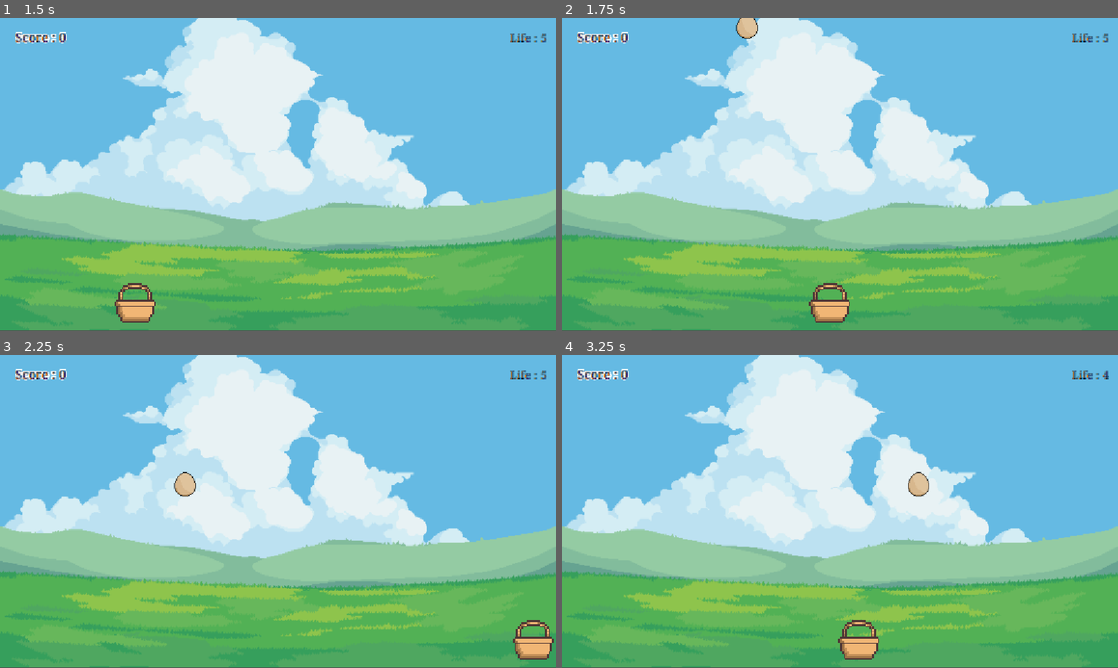
Above: before the commit, frames 1-4 (two rows, left to right).
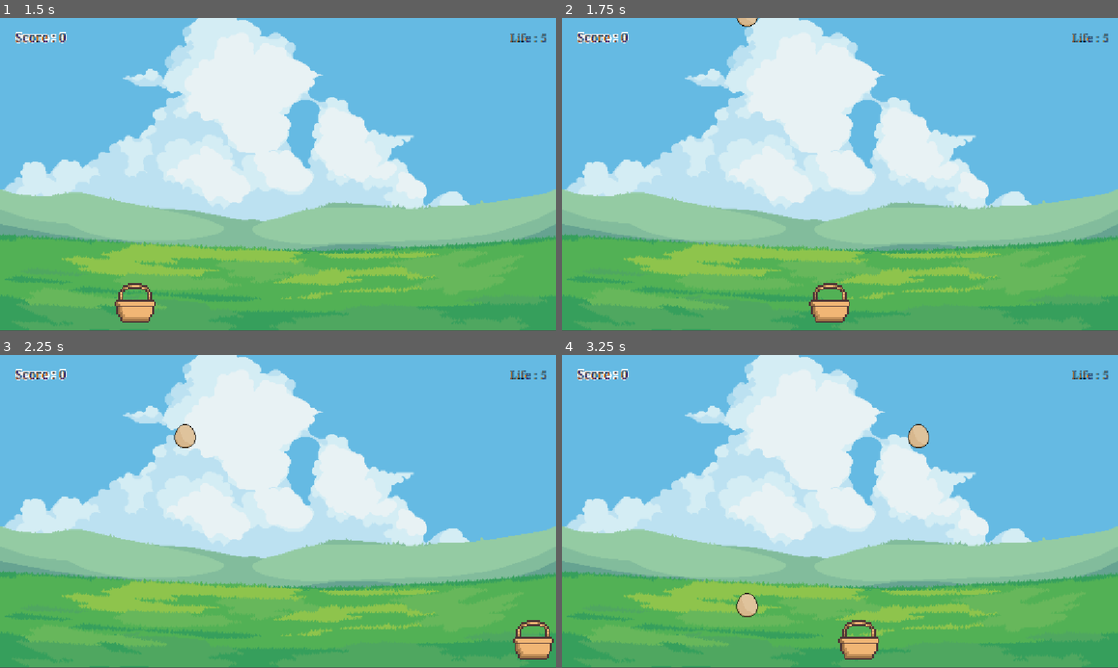
Above: after the commit, the same moments.

Repository: fattsyarifullah-hub/Catch-eggs
Game: Godot game, scene res://Scenes/menu.tscn
The game is run twice, just before and just after one commit, with the same random seed, the same clock (stepped at 60 frames per second) and the same inputs.
Inputs:
- Up to frame 1 (1.5 s): click "Start" at 0.5 s; tap Enter at 1.25 s; hold Right (Move_right) from 1.28 s (still down)
- Up to frame 2 (1.75 s): keep holding Right (Move_right)
- Up to frame 3 (2.25 s): keep holding Right (Move_right)
- Up to frame 4 (3.25 s): release Right (Move_right) at 2.78 s; hold Left (move_left) from 2.78 s (still down)

Frame 1 is identical in both runs. In frame 2, 0.2% of the frame differs, in the area x 31-36%, y 0-7%; in frame 3, 0.5%; in frame 4, 0.8%, in the area x 31-99%, y 4-84%.

Commit message:
fitur score sound

Diff:
--- a/Scenes/main.tscn
+++ b/Scenes/main.tscn
@@ -9,6 +9,7 @@
 [ext_resource type="FontFile" uid="uid://bw8b0gjw8vkmm" path="res://assets/fonts/CoralPixels-Regular.ttf" id="4_344ge"]
 [ext_resource type="FontFile" uid="uid://cif4bc46esbxc" path="res://assets/fonts/Jacquard24-Regular.ttf" id="7_6bp64"]
 [ext_resource type="AudioStream" uid="uid://d0pw3edngiid4" path="res://assets/Sounds/Jeremy Blake - Powerup! ♫ NO COPYRIGHT 8-bit Music.mp3" id="9_ynf5e"]
+[ext_resource type="AudioStream" uid="uid://c0qb6yn1ld4xr" path="res://assets/Sounds/amazing-reward-sound-effect.mp3" id="10_hptm8"]
 
 [sub_resource type="LabelSettings" id="LabelSettings_344ge"]
 line_spacing = 5.0
@@ -139,6 +140,9 @@
 stream = ExtResource("9_ynf5e")
 autoplay = true
 
+[node name="ScoreSound" type="AudioStreamPlayer2D" parent="." unique_id=1163900299]
+stream = ExtResource("10_hptm8")
+
 [connection signal="area_entered" from="Ground" to="Ground" method="_on_area_entered"]
 [connection signal="timeout" from="EggSpawnTime/Timer" to="EggSpawnTime" method="_on_spawn_timer_timeout"]
 [connection signal="pressed" from="RestartButton" to="." method="_on_restart_button_pressed"]
--- a/Scripts/egg.gd
+++ b/Scripts/egg.gd
@@ -1,7 +1,6 @@
 extends Area2D
 
-@export var fall_speed := 500.0
-
+@export var fall_speed := 350.0
 
 # Called every frame. 'delta' is the elapsed time since the previous frame.
 func _process(delta)  :
@@ -13,10 +12,12 @@
 		queue_free()
 
 
-func _on_body_entered(body):
+func _on_body_entered(body: Node2D) -> void:
 	if body.is_in_group("Player") :
+
 		var scene_main = get_tree().current_scene
-
 		scene_main.add_score()
 
 		queue_free()
+
+		scene_main.play_score_sound()
--- a/Scripts/main.gd
+++ b/Scripts/main.gd
@@ -5,6 +5,8 @@
 
 @onready var gameover_label: Label = $UI/GameOverLabel
 @onready var restart_button: Button = $RestartButton
+@onready var score_sound: AudioStreamPlayer2D = $ScoreSound
+
 # Called when the node enters the scene tree for the first time.
 func _ready() :
 	restart_button.visible = false
@@ -32,6 +34,11 @@
 	if life <= 0 :
 		game_over()
 
+
+func play_score_sound() :
+	print("ada audionya woy")
+	score_sound.play()
+
 func game_over() :
 	restart_button.show()
 	gameover_label.show()
Not shown, added: assets/Sounds/amazing-reward-sound-effect.mp3.import
Not shown, added: assets/Sounds/amazing-reward-sound-effect.mp3
